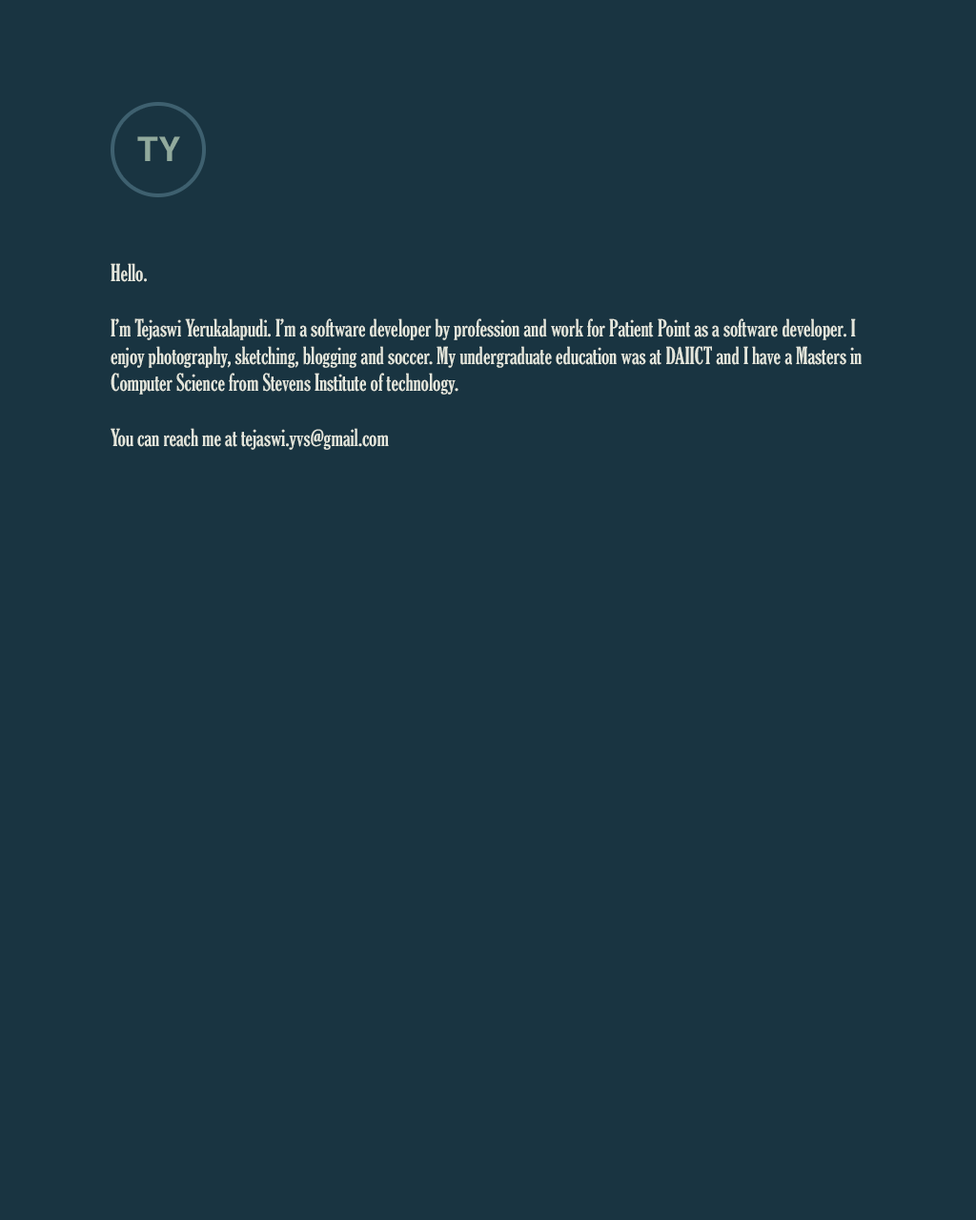
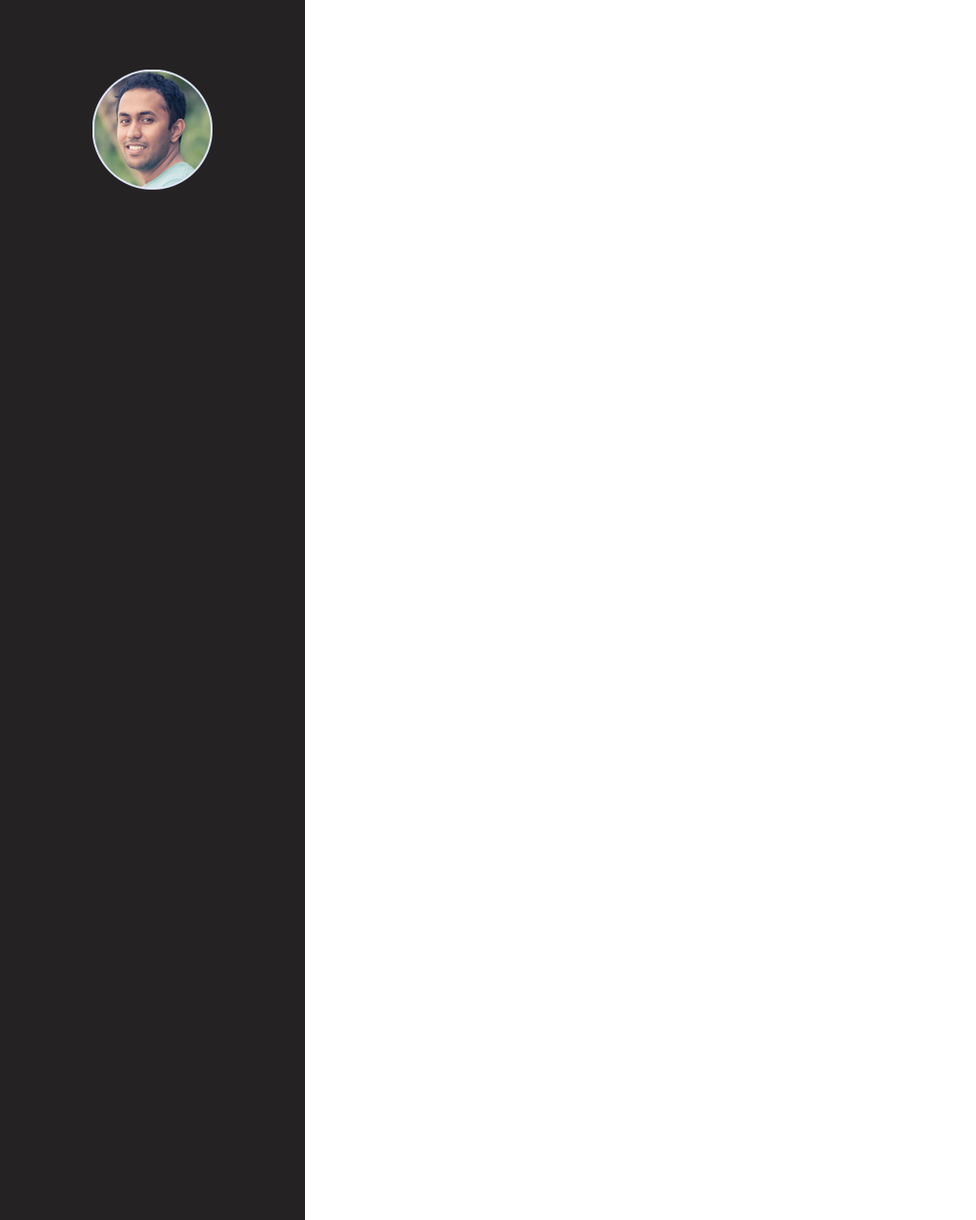
Layered file, before and after one edit (976x1220). Changes by layer:
renamed "Hello. I’m Tejaswi Yerukalapudi. I’m a software developer by p" to "Home Content", moved it into group "Content", painted on it over [110, 230, 876, 450]
removed layer "TY" from group "Logo" over [137, 136, 181, 162]
removed layer "Ellipse 1" from group "Logo" over [110, 102, 206, 198]
added layer "Layer 2" in group "Logo" over [92, 69, 213, 190]
added layer "Rectangle 1" above "Layer 0" over [0, 0, 306, 1220]
painted on "Layer 0" over [0, 0, 976, 1220]
